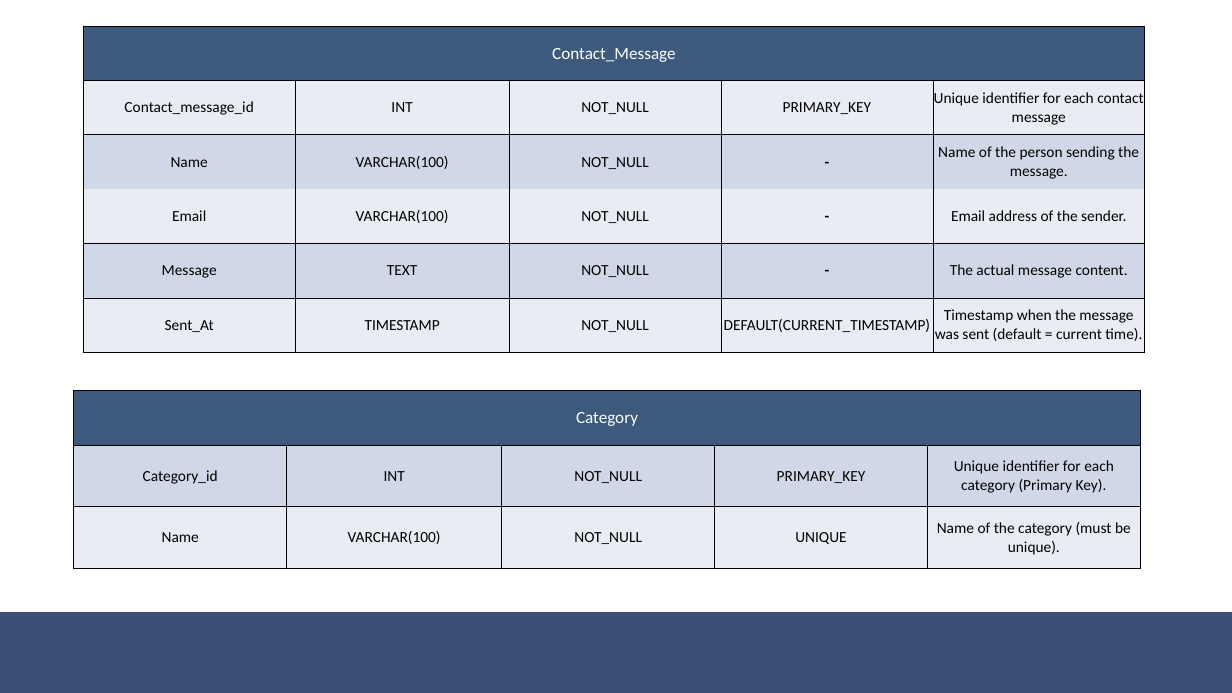
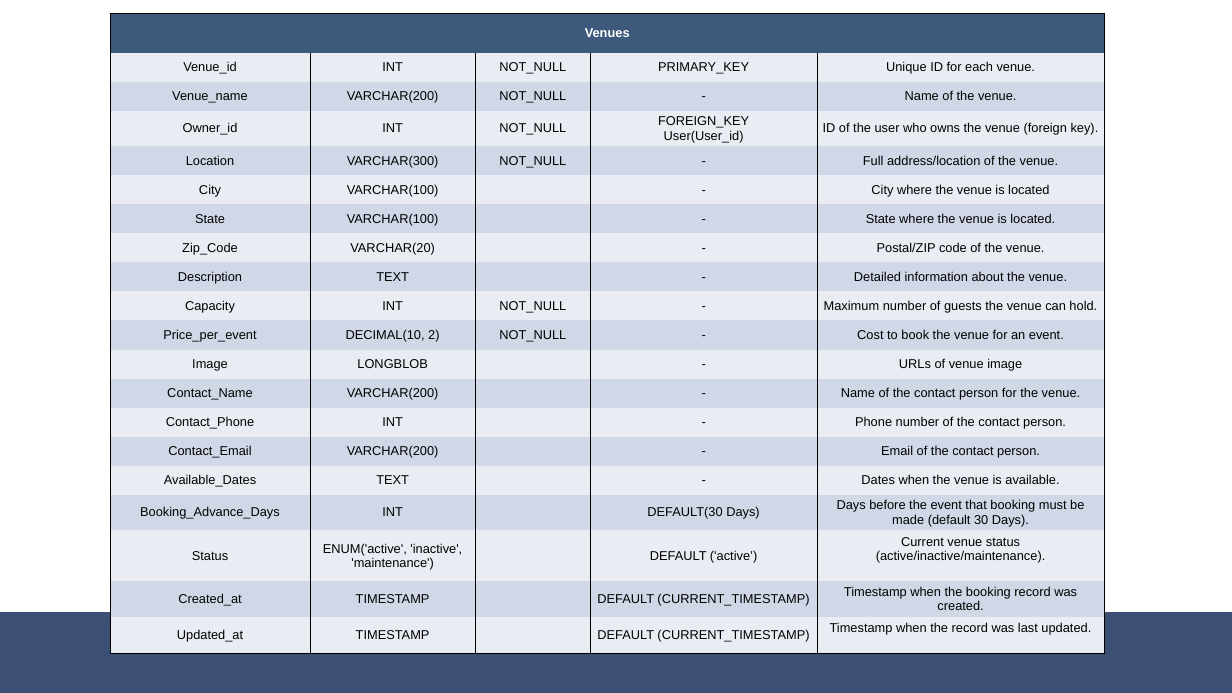
Before and after one commit to fahad-cpp/EventSync, a slide deck: slide 13 of Presentation/EventSync(Final Reporting).pptx. Drawn at 1232x693 pixels with LibreOffice and Linux fonts; fonts in the diff are those of the drawing. Boxes give left, top, right and bottom in pixels: in the first picture for what was removed or moved away, otherwise in the second. Text is boxed around its words. In the diff, an @@ line names an element or a change of style, - is before the commit and + after.

```diff
--- a/Presentation/EventSync(Final Reporting).pptx
+++ b/Presentation/EventSync(Final Reporting).pptx
@@ table removed at (x1=83, y1=26, x2=1145, y2=352), 6 rows, 5 columns @@
-Contact_Message |  |  |  | 
-Contact_message_id | INT | NOT_NULL | PRIMARY_KEY | Unique identifier for each contact message
-Name | VARCHAR(100) | NOT_NULL | - | Name of the person sending the message.
-Email | VARCHAR(100) | NOT_NULL | - | Email address of the sender.
-Message | TEXT | NOT_NULL | - | The actual message content.
-Sent_At | TIMESTAMP | NOT_NULL | DEFAULT(CURRENT_TIMESTAMP) | Timestamp when the message was sent (default = current time).
@@ table added at (x1=110, y1=13, x2=1105, y2=646), 20 rows, 5 columns @@
+Venues |  |  |  | 
+Venue_id | INT | NOT_NULL | PRIMARY_KEY | Unique ID for each venue.
+Venue_name | VARCHAR(200) | NOT_NULL | - | Name of the venue.
+Owner_id | INT | NOT_NULL | FOREIGN_KEY / User(User_id) | ID of the user who owns the venue (foreign key).
+Location | VARCHAR(300) | NOT_NULL | - | Full address/location of the venue.
+City | VARCHAR(100) |  | - | City where the venue is located
+State | VARCHAR(100) |  | - | State where the venue is located.
+Zip_Code | VARCHAR(20) |  | - | Postal/ZIP code of the venue.
+Description | TEXT |  | - | Detailed information about the venue.
+Capacity | INT | NOT_NULL | - | Maximum number of guests the venue can hold.
+Price_per_event | DECIMAL(10, 2) | NOT_NULL | - | Cost to book the venue for an event.
+Image | LONGBLOB |  | - | URLs of venue image
+Contact_Name | VARCHAR(200) |  | - | Name of the contact person for the venue.
+Contact_Phone | INT |  | - | Phone number of the contact person.
+Contact_Email | VARCHAR(200) |  | - | Email of the contact person.
+Available_Dates | TEXT |  | - | Dates when the venue is available.
+Booking_Advance_Days | INT |  | DEFAULT(30 Days) | Days before the event that booking must be made (default 30 Days).
+Status | ENUM('active', 'inactive', 'maintenance') |  | DEFAULT ('active’) | Current venue status (active/inactive/maintenance).
+Created_at | TIMESTAMP |  | DEFAULT (CURRENT_TIMESTAMP) | Timestamp when the booking record was created.
+Updated_at | TIMESTAMP |  | DEFAULT (CURRENT_TIMESTAMP) | Timestamp when the record was last updated.
@@ table removed at (x1=74, y1=391, x2=1141, y2=569), 3 rows, 5 columns @@
-Category |  |  |  | 
-Category_id | INT | NOT_NULL | PRIMARY_KEY | Unique identifier for each category (Primary Key).
-Name | VARCHAR(100) | NOT_NULL | UNIQUE | Name of the category (must be unique).
@@ text added at (x1=905, y1=648, x2=1162, y2=654), 23 pt, text #FFFFFF, bold @@
+MAJOR: INTERIOR DESIGN
```
Also in this commit, not shown: 8 other slides changed, 2 slides added, 2 slides removed, 4 other files.
